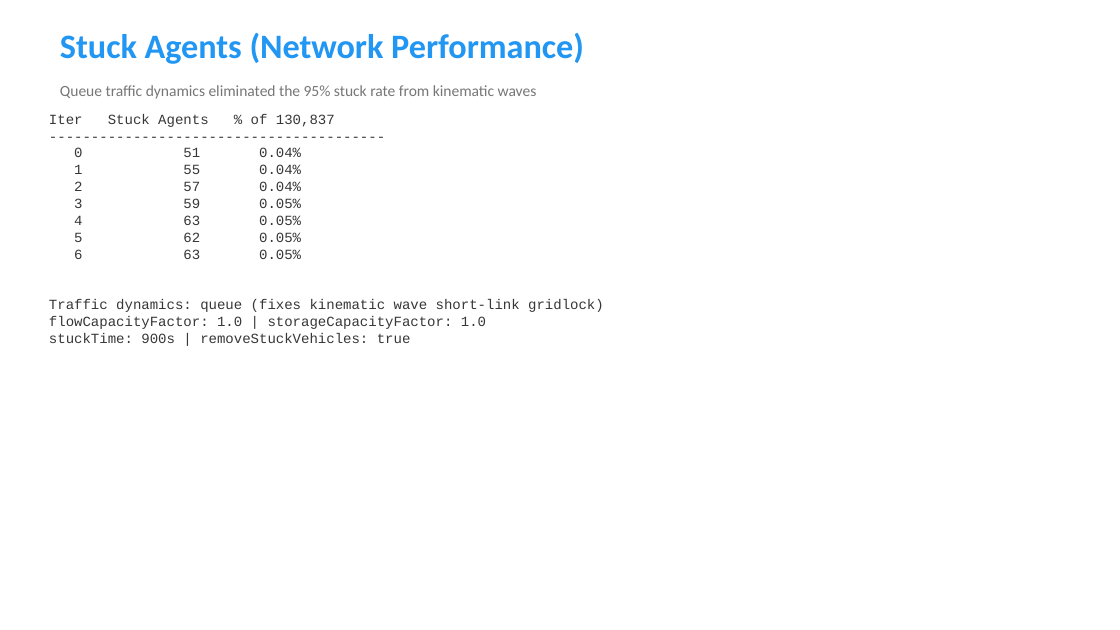
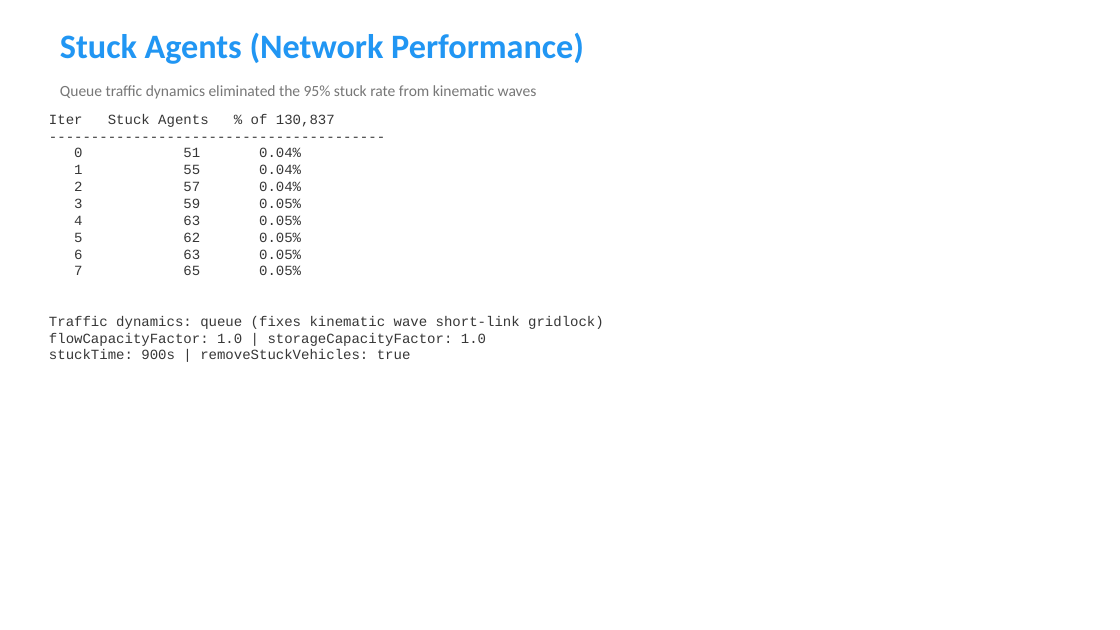
Before and after one commit to Tomal121186621/UrbanEV-MATSim-Maryland, a slide deck: slide 5 of UrbanEV_Results.pptx. Drawn at 1120x630 pixels with LibreOffice and Linux fonts; fonts in the diff are those of the drawing. Boxes give left, top, right and bottom in pixels: in the first picture for what was removed or moved away, otherwise in the second. Text is boxed around its words. In the diff, an @@ line names an element or a change of style, - is before the commit and + after.

```diff
--- a/UrbanEV_Results.pptx
+++ b/UrbanEV_Results.pptx
@@ text at bbox=[74, 265, 301, 275]: paragraph added @@
+7 65 0.05%
```
Also in this commit, not shown: 6 other slides changed.
